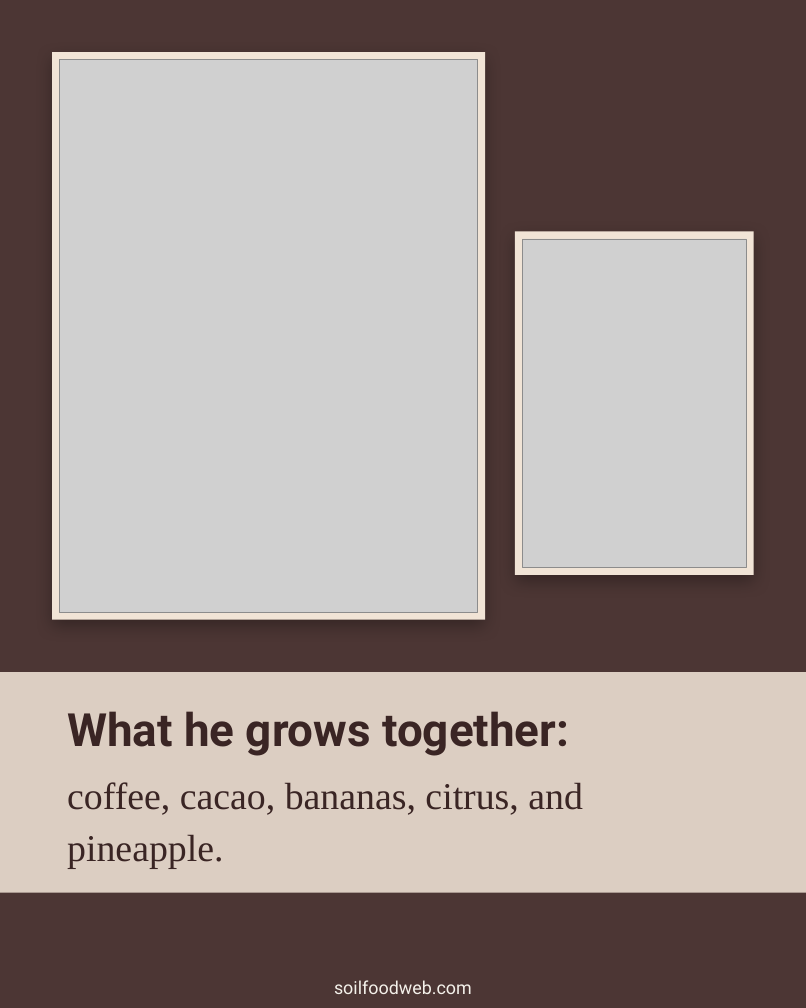
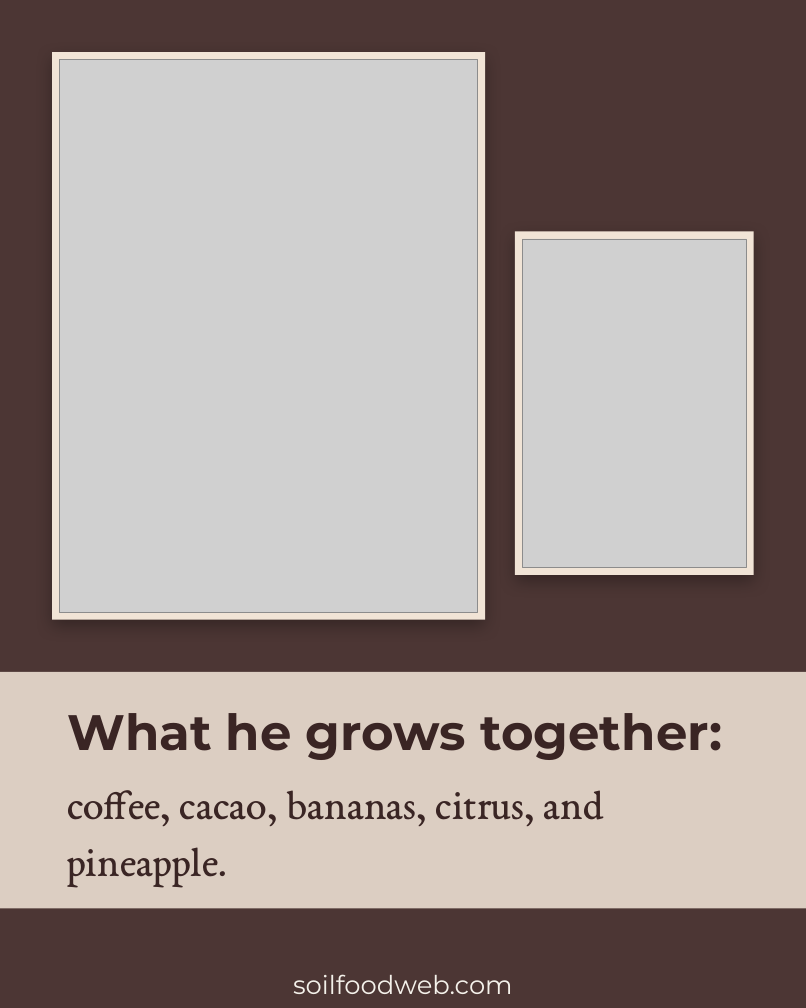
Before and after one commit to linneamoritznyc/SFW-SocialMedia, a slide deck: slide 6 of templates/posts/october/01-10-2026-thu-ig-soil-regenerators-boubacar-roots.pptx. Drawn at 806x1008 pixels with LibreOffice and Linux fonts; fonts in the diff are those of the drawing; grey boxes stand for pictures; background and template pictures are left out. Boxes give left, top, right and bottom in pixels: in the first picture for what was removed or moved away, otherwise in the second. Text is boxed around its words. In the diff, an @@ line names an element or a change of style, - is before the commit and + after.

```diff
--- a/templates/posts/october/01-10-2026-thu-ig-soil-regenerators-boubacar-roots.pptx
+++ b/templates/posts/october/01-10-2026-thu-ig-soil-regenerators-boubacar-roots.pptx
@@ rectangle resized from (x1=0, y1=672, x2=806, y2=893) to (x1=0, y1=672, x2=806, y2=908) @@
@@ text "What he grows together:" at (x1=67, y1=713, x2=722, y2=760): size 46 to 50 pt, font Roboto to Montserrat @@
@@ text "coffee, cacao, bananas, citrus, and ..." at (x1=67, y1=790, x2=603, y2=887): size 38 to 42 pt, font Times New Roman to EB Garamond @@
@@ text "soilfoodweb.com" moved from (x1=334, y1=980, x2=472, y2=994) to (x1=293, y1=974, x2=513, y2=994) @@
@@ text "soilfoodweb.com" at (x1=293, y1=974, x2=513, y2=994): size 18 to 26 pt, font Roboto to Montserrat @@
```
Also in this commit, not shown: 10 other slides changed, 40 other files.
